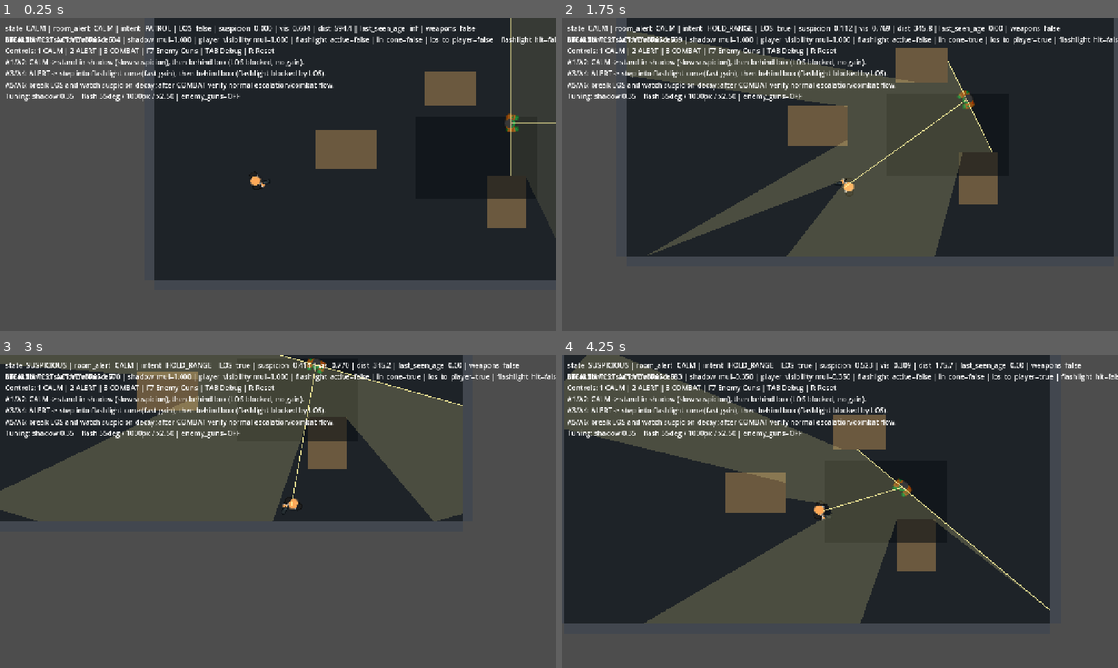
Above: before the commit, frames 1-4 (two rows, left to right).
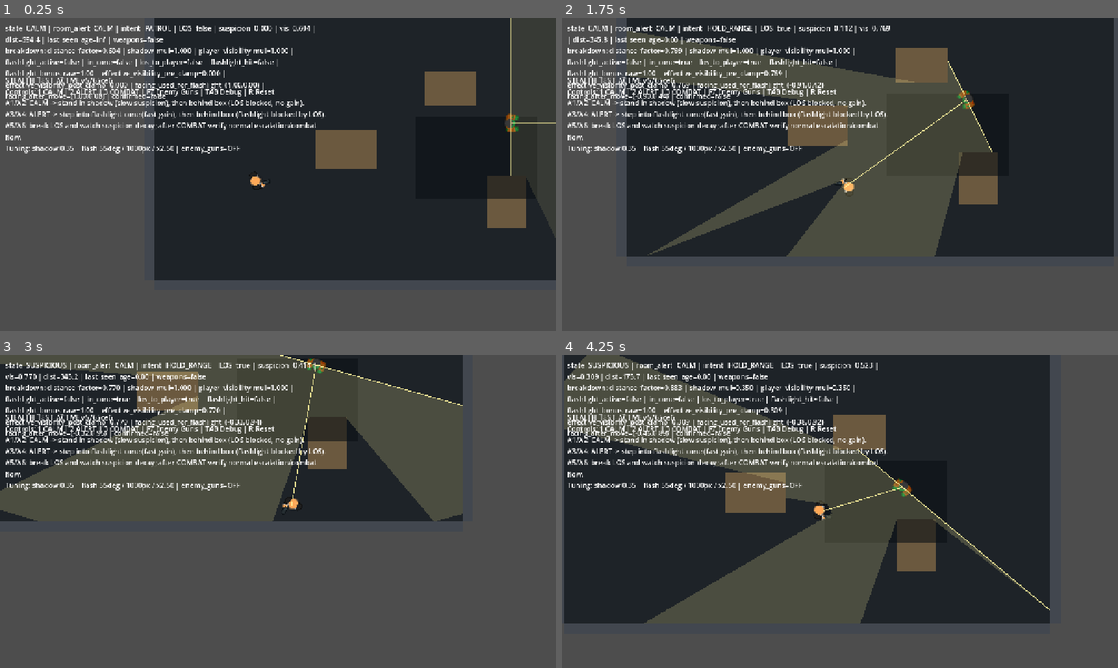
Above: after the commit, the same moments.

Repository: Alex-cat-ui/arena-shooter
Game: Godot game, scene res://src/levels/stealth_test_room.tscn
The game is run twice, just before and just after one commit, with the same random seed, the same clock (stepped at 60 frames per second) and the same inputs. This scene is started directly instead of the project's main scene.
Inputs (mouse positions are in pixels of both pictures, inside the frame that each line leads up to):
- Up to frame 1 (0.25 s): no input
- Up to frame 2 (1.75 s): tap Enter at 0.5 s; move the mouse to (962, 158) at 0.52 s; hold D (move_right) 0.53-1.28 s; tap E (door_interact) at 0.6 s; click (962, 158) at 0.67 s; move the mouse to (728, 190) at 1.27 s; hold S (move_down) from 1.28 s (still down); tap Q (door_kick) at 1.35 s
- Up to frame 3 (3 s): move the mouse to (333, 442) at 2.02 s; release S (move_down) at 2.03 s; press the mouse at (333, 442) at 2.03 s; hold D (move_right) 2.03-2.78 s; move the mouse to (250, 574) at 2.77 s; release the mouse at (250, 574) at 2.78 s; hold W (move_up) from 2.78 s (still down); tap Mouse wheel up (weapon_next) at 2.85 s; click (250, 574) at 2.92 s
- Up to frame 4 (4.25 s): move the mouse to (1006, 558) at 3.52 s; release W (move_up) at 3.53 s; hold A (move_left) from 3.53 s (still down); tap Mouse wheel down (weapon_prev) at 3.6 s; tap F1 (debug_game_over) at 4.15 s

The runs differ from the first frame. In frame 1, 6.4% of the frame differs, in the area x 1-100%, y 2-44%; in frame 2, 6.4%; in frame 3, 6.5%; in frame 4, 6.5%.

Commit message:
Phase E: clean up stealth debug UI output/layout

Diff:
--- a/src/levels/stealth_test_controller.gd
+++ b/src/levels/stealth_test_controller.gd
@@ -391,14 +391,14 @@
 func _update_hint_text() -> void:
 	if not _hint_label:
 		return
-	_hint_label.text = "%s\nControls: 1 CALM | 2 ALERT | 3 COMB …(402 unchanged characters)…
+	_hint_label.set_text("%s\nControls: 1 CALM | 2 ALERT | 3 COMB …(402 unchanged characters)…
 		STEALTH_RUNTIME_MARKER,
 		_shadow_multiplier_default(),
 		_flashlight_angle_deg(),
 		_flashlight_distance_px(),
 		_flashlight_bonus(),
 		("ON" if bool(_test_state.get("weapons_enabled", false)) else "OFF"),
-	]
+	])
 
 
 func _refresh_debug_label(force: bool) -> void:
@@ -455,7 +455,7 @@
 			weapons_enabled = bool(snapshot.get("weapons_enabled", false))
 
 	var visibility_mul := RuntimeState.player_visibility_mul if RuntimeState else 1.0
-	_debug_label.text = "state=%s | room_alert=%s | intent=%s |  …(415 unchanged characters)…
+	_debug_label.set_text("state=%s | room_alert=%s | intent=%s |  …(415 unchanged characters)…
 		enemy_state,
 		enemy_alert,
 		_intent_name(intent_type),
@@ -478,7 +478,7 @@
 		_vec2_compact(facing_used_for_flashlight),
 		_vec2_compact(facing_after_move),
 		str(confirmed),
-	]
+	])
 
 
 func _enemy_weapons_enabled_on_start() -> bool:
--- a/src/levels/stealth_test_room.tscn
+++ b/src/levels/stealth_test_room.tscn
@@ -167,16 +167,18 @@
 [node name="DebugLabel" type="Label" parent="DebugUI"]
 offset_left = 12.0
 offset_top = 12.0
-offset_right = 1120.0
-offset_bottom = 36.0
+offset_right = 760.0
+offset_bottom = 122.0
+autowrap_mode = 2
 text = "EnemyState: CALM | RoomAlert: CALM | player_visibility_mul: 1.00"
 
 [node name="HintLabel" type="Label" parent="DebugUI"]
 offset_left = 12.0
-offset_top = 38.0
-offset_right = 1120.0
-offset_bottom = 170.0
-text = "Controls: 1 CALM | 2 ALERT | 3 COMBAT | TAB Debug | R Reset"
+offset_top = 132.0
+offset_right = 760.0
+offset_bottom = 292.0
+autowrap_mode = 2
+text = "Controls: 1 CALM | 2 ALERT | 3 COMBAT | F7 Enemy Guns | TAB Debug | R Reset"
 
 [node name="StealthTestController" type="Node" parent="."]
 script = ExtResource("1_controller")
--- /dev/null
+++ b/tests/test_debugui_single_owner.gd
@@ -0,0 +1,58 @@
+extends Node
+
+const TestHelpers = preload("res://tests/test_helpers.gd")
+const STEALTH_ROOM_SCENE := preload("res://src/levels/stealth_test_room.tscn")
+
+var embedded_mode: bool = false
+var _t := TestHelpers.new()
+
+
+func _ready() -> void:
+	if embedded_mode:
+		return
+	var result := await run_suite()
+	get_tree().quit(0 if bool(result.get("ok", false)) else 1)
+
+
+func run_suite() -> Dictionary:
+	print("")
+	print("============================================================")
+	print("DEBUG UI SINGLE OWNER TEST")
+	print("============================================================")
+
+	await _test_debugui_single_owner()
+
+	_t.summary("DEBUG UI SINGLE OWNER RESULTS")
+	return {
+		"ok": _t.quit_code() == 0,
+		"run": _t.tests_run,
+		"passed": _t.tests_passed,
+	}
+
+
+func _test_debugui_single_owner() -> void:
+	var room := STEALTH_ROOM_SCENE.instantiate()
+	add_child(room)
+	await get_tree().process_frame
+	await get_tree().physics_frame
+
+	var debugui_count := _count_nodes_named(room, "DebugUI")
+	var debug_label_count := _count_nodes_named(room, "DebugLabel")
+	var hint_label_count := _count_nodes_named(room, "HintLabel")
+
+	_t.run_test("debugui: count_nodes(DebugUI) == 1", debugui_count == 1)
+	_t.run_test("debugui: single stats label exists", debug_label_count == 1)
+	_t.run_test("debugui: single hint label exists", hint_label_count == 1)
+
+	room.queue_free()
+	await get_tree().process_frame
+
+
+func _count_nodes_named(node: Node, target_name: String) -> int:
+	if node == null:
+		return 0
+	var count := 1 if node.name == target_name else 0
+	for child_variant in node.get_children():
+		var child := child_variant as Node
+		count += _count_nodes_named(child, target_name)
+	return count
--- /dev/null
+++ b/tests/test_debugui_single_owner.tscn
@@ -0,0 +1,6 @@
+[gd_scene load_steps=2 format=3]
+
+[ext_resource type="Script" path="res://tests/test_debugui_single_owner.gd" id="1"]
+
+[node name="TestDebugUISingleOwner" type="Node"]
+script = ExtResource("1")
--- a/tests/test_runner_node.gd
+++ b/tests/test_runner_node.gd
@@ -23,6 +23,11 @@
 const FLASHLIGHT_CONE_TEST_SCENE := "res://tests/test_flashlight_cone.tscn"
 const ALERT_FLASHLIGHT_DETECTION_TEST_SCENE := "res://tests/test_alert_flashlight_detection.tscn"
 const STEALTH_ROOM_SMOKE_TEST_SCENE := "res://tests/test_stealth_room_smoke.tscn"
+const FORCE_STATE_PATH_TEST_SCENE := "res://tests/test_force_state_path.tscn"
+const WEAPONS_TOGGLE_GATE_TEST_SCENE := "res://tests/test_weapons_toggle_gate_enemy_fire.tscn"
+const PLAYER_SCENE_IDENTITY_TEST_SCENE := "res://tests/test_player_scene_identity.tscn"
+const COMBAT_OBSTACLE_CHASE_BASIC_TEST_SCENE := "res://tests/test_combat_obstacle_chase_basic.tscn"
+const DEBUGUI_SINGLE_OWNER_TEST_SCENE := "res://tests/test_debugui_single_owner.tscn"
 const STEALTH_WEAPON_PIPELINE_EQ_TEST_SCENE := "res://tests/test_stealth_weapon_pipeline_equivalence.tscn"
 const STEALTH_ROOM_ALERT_FLASHLIGHT_INTEGRATION_TEST_SCENE := "res://tests/test_stealth_room_alert_flashlight_integration.tscn"
 const RING_VISIBILITY_POLICY_TEST_SCENE := "res://tests/test_ring_visibility_policy.tscn"
@@ -416,6 +421,21 @@
 	)
 	_test("Stealth room smoke test scene exists", func():
 		return load(STEALTH_ROOM_SMOKE_TEST_SCENE) is PackedScene
+	)
+	_test("Force state path test scene exists", func():
+		return load(FORCE_STATE_PATH_TEST_SCENE) is PackedScene
+	)
+	_test("Weapons toggle gate test scene exists", func():
+		return load(WEAPONS_TOGGLE_GATE_TEST_SCENE) is PackedScene
+	)
+	_test("Player scene identity test scene exists", func():
+		return load(PLAYER_SCENE_IDENTITY_TEST_SCENE) is PackedScene
+	)
+	_test("Combat obstacle chase basic test scene exists", func():
+		return load(COMBAT_OBSTACLE_CHASE_BASIC_TEST_SCENE) is PackedScene
+	)
+	_test("DebugUI single owner test scene exists", func():
+		return load(DEBUGUI_SINGLE_OWNER_TEST_SCENE) is PackedScene
 	)
 	_test("Stealth weapon pipeline equivalence test scene exists", func():
 		return load(STEALTH_WEAPON_PIPELINE_EQ_TEST_SCENE) is PackedScene
@@ -447,6 +467,11 @@
 	await _run_embedded_scene_suite("Flashlight cone suite", FLASHLIGHT_CONE_TEST_SCENE)
 	await _run_embedded_scene_suite("Alert flashlight detection suite", ALERT_FLASHLIGHT_DETECTION_TEST_SCENE)
 	await _run_embedded_scene_suite("Stealth room smoke suite", STEALTH_ROOM_SMOKE_TEST_SCENE)
+	await _run_embedded_scene_suite("Force state path suite", FORCE_STATE_PATH_TEST_SCENE)
+	await _run_embedded_scene_suite("Weapons toggle gate suite", WEAPONS_TOGGLE_GATE_TEST_SCENE)
+	await _run_embedded_scene_suite("Player scene identity suite", PLAYER_SCENE_IDENTITY_TEST_SCENE)
+	await _run_embedded_scene_suite("Combat obstacle chase basic suite", COMBAT_OBSTACLE_CHASE_BASIC_TEST_SCENE)
+	await _run_embedded_scene_suite("DebugUI single owner suite", DEBUGUI_SINGLE_OWNER_TEST_SCENE)
 	await _run_embedded_scene_suite("Stealth weapon pipeline equivalence suite", STEALTH_WEAPON_PIPELINE_EQ_TEST_SCENE)
 	await _run_embedded_scene_suite("Stealth room alert flashlight integration suite", STEALTH_ROOM_ALERT_FLASHLIGHT_INTEGRATION_TEST_SCENE)
 	await _run_embedded_scene_suite("Ring visibility policy suite", RING_VISIBILITY_POLICY_TEST_SCENE)
